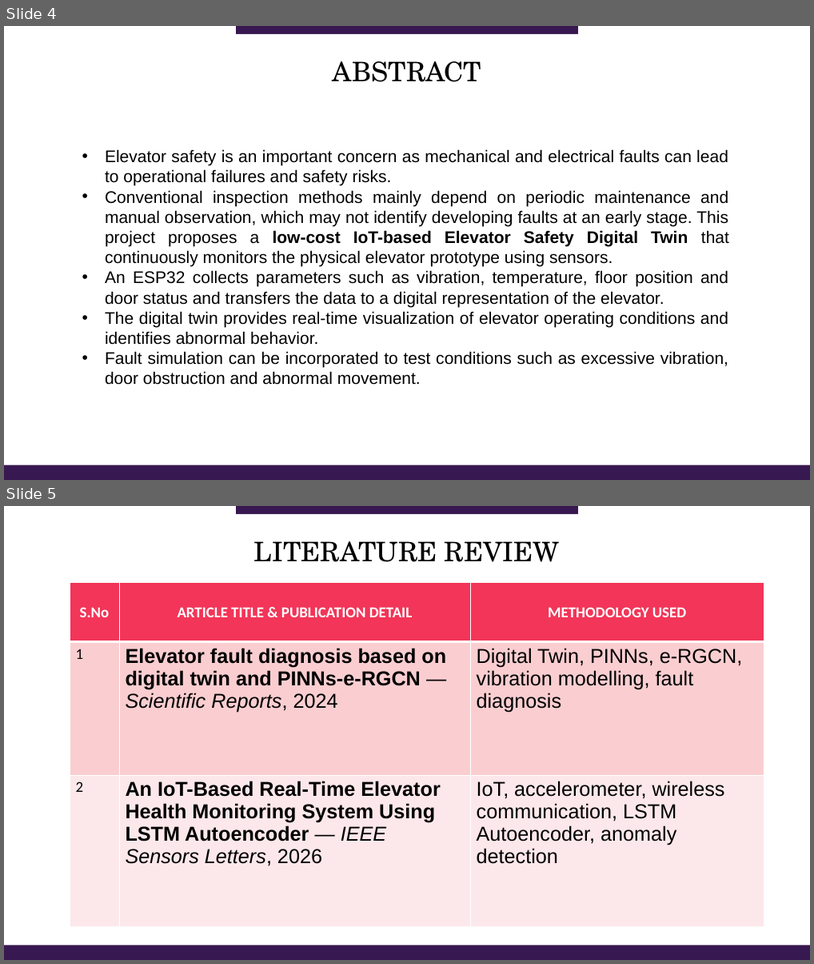
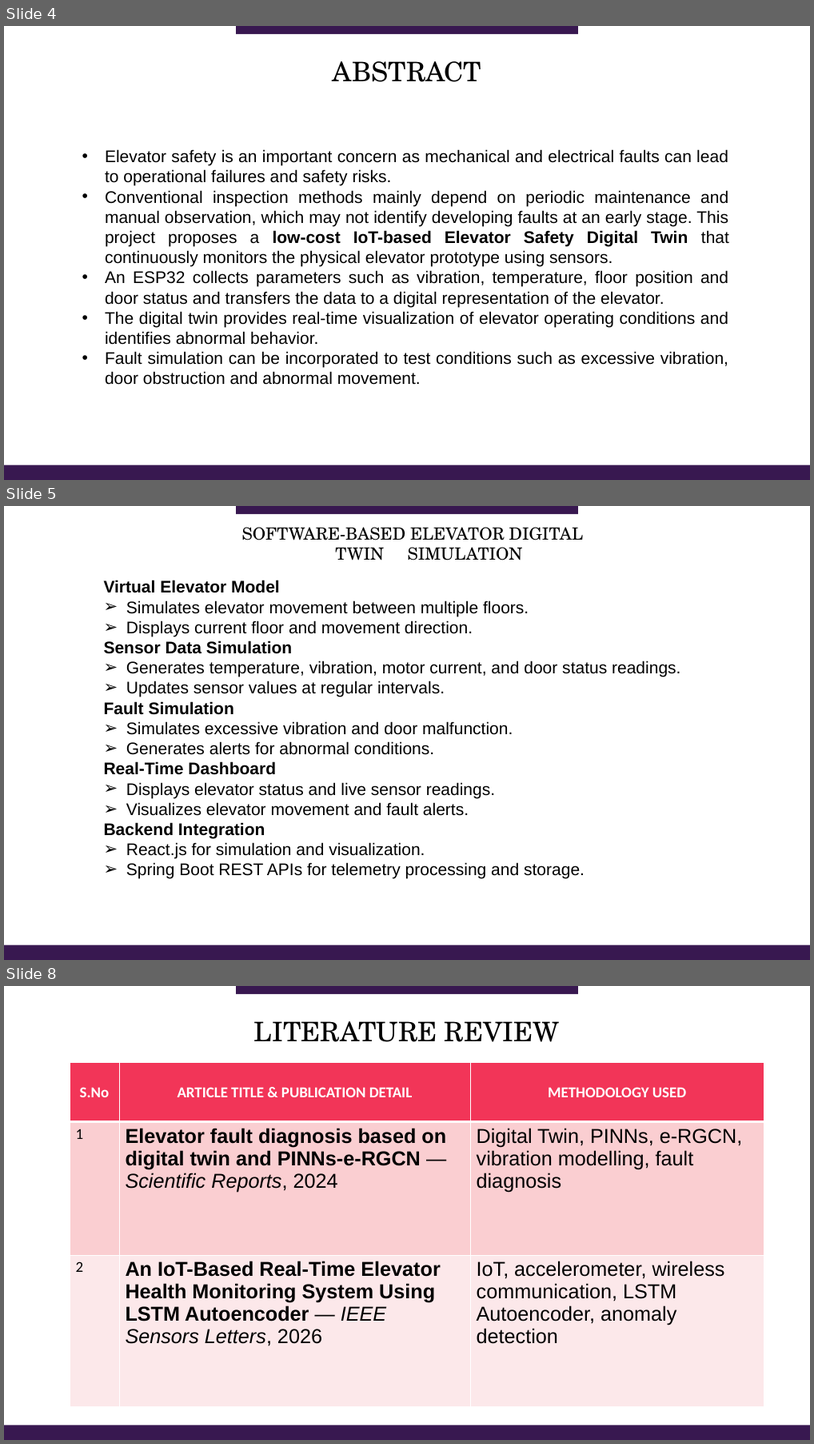
Before and after one commit to lekhamol/Elevate-X, a slide deck: Project Phase-I -0th Review-1 PPT ALTERED.pptx. Shown one above the other, each under a label of ours: slides 4 and 5 before the commit, slides 4, 5 and 8 after it; the slides between them are not shown. The pictures are 814x964 and 814x1444 pixels, drawn with LibreOffice and Linux fonts; fonts in the diff are those of the drawing. Boxes give left, top, right and bottom in pixels: in the first picture for what was removed or moved away, otherwise in the second. Text is boxed around its words. In the diff, an @@ line names an element or a change of style, - is before the commit and + after.

Commit message:
Simulation Part

```diff
--- a/Project Phase-I -0th Review-1 PPT ALTERED.pptx
+++ b/Project Phase-I -0th Review-1 PPT ALTERED.pptx
@@ slide 5 added at (4,506,810,960), background #FFFFFF @@
@@ rectangle added at (236,506,578,514), fill #381850 @@
@@ text added at (242,527,583,560), 20 pt, text #000000 @@
+SOFTWARE-BASED ELEVATOR DIGITAL
+TWIN SIMULATION
@@ text added at (104,580,681,879), 20 pt, text #000000 @@
+Virtual Elevator Model
+➢ Simulates elevator movement between multiple floors.
+➢ Displays current floor and movement direction.
+Sensor Data Simulation
+➢ Generates temperature, vibration, motor current, and door status readings.
+➢ Updates sensor values at regular intervals.
+Fault Simulation
+➢ Simulates excessive vibration and door malfunction.
+➢ Generates alerts for abnormal conditions.
+Real-Time Dashboard
+➢ Displays elevator status and live sensor readings.
+➢ Visualizes elevator movement and fault alerts.
+Backend Integration
+➢ React.js for simulation and visualization.
+➢ Spring Boot REST APIs for telemetry processing and storage.
@@ rectangle added at (4,944,810,960), fill #381850 @@
@@ what was slide 5 is now slide 8 @@
```
Also in this commit, not shown: 2 other slides added, 39 other files.
